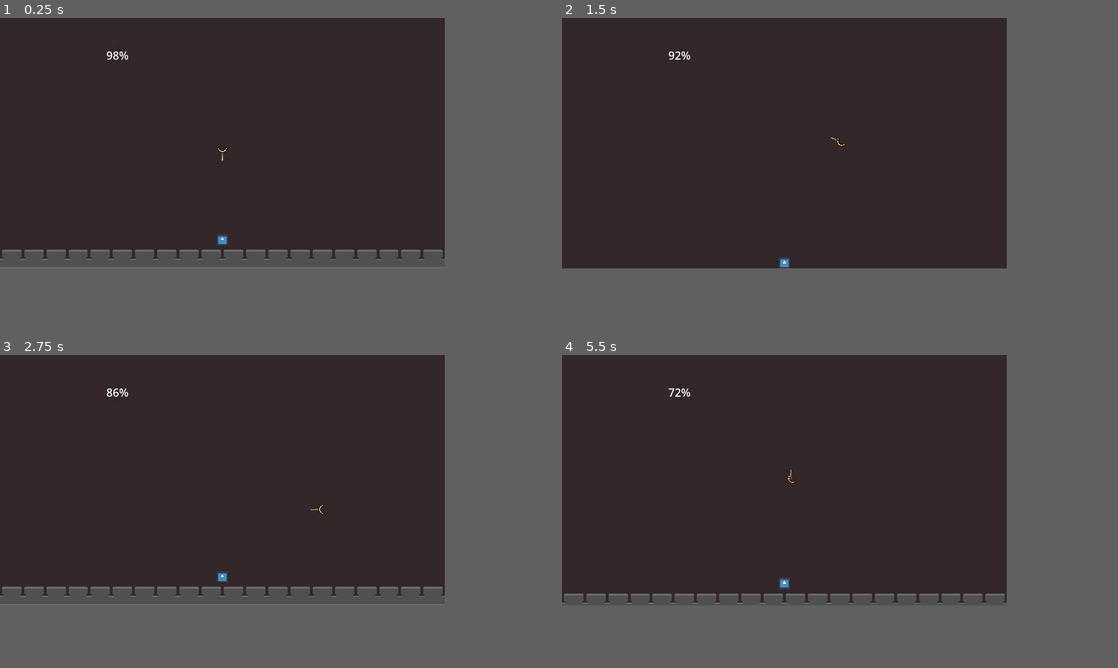
Above: before the commit, frames 1-4 (two rows, left to right).
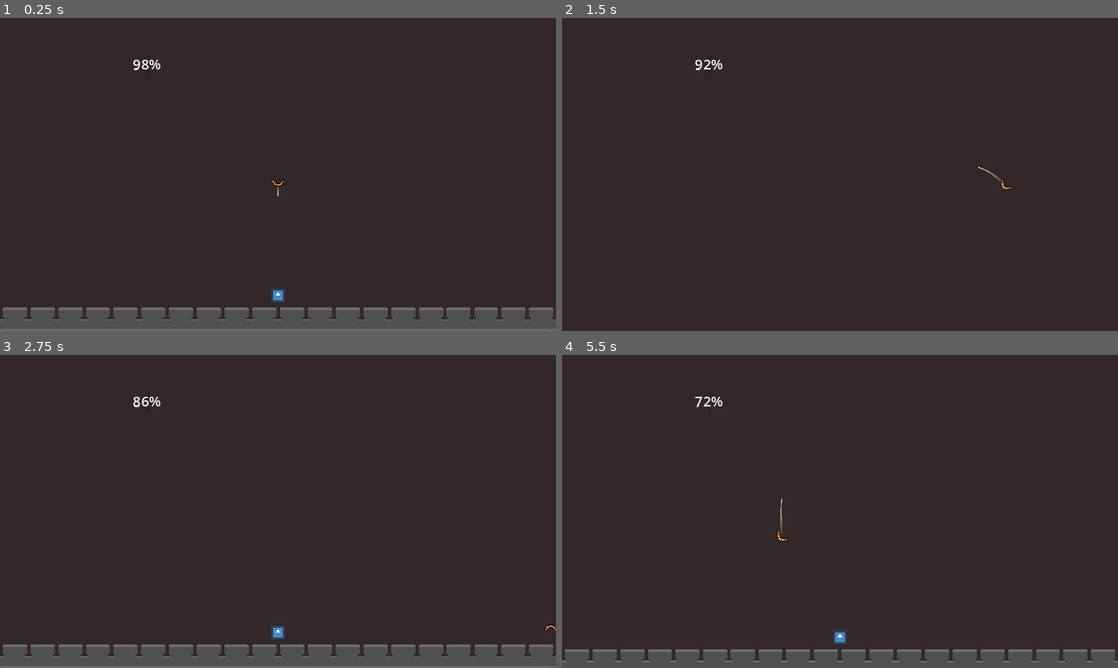
Above: after the commit, the same moments.

Repository: jeisaRaja/doomerang
Game: Godot game, scene res://scenes/levels/level_1.tscn
Same seed, same stepped clock (60 frames per second), same inputs: the game is played once before the commit and once after it. The project has no main scene, so this scene is started directly. The engine's default icon, where the game draws it, is replaced by a stand-in: a white triangle on a blue panel in a dark square.
Inputs:
- Up to frame 1 (0.25 s): no input
- Up to frame 2 (1.5 s): hold D (right) 0.53-1.28 s; tap Shift (dash, bound only after the commit) at 0.6, 1.35 s; hold S (down) from 1.28 s (still down)
- Up to frame 3 (2.75 s): release S (down) at 2.03 s; hold D (right) from 2.03 s (still down); tap Shift (dash, bound only after the commit) at 2.1 s
- Up to frame 4 (5.5 s): release D (right) at 2.78 s; hold W (up) 2.78-3.53 s; tap Shift (dash, bound only after the commit) every 0.75 s from 2.85 to 5.1 s; hold A (left) 3.53-5.03 s; hold S (down) from 5.03 s (still down)
The window is 640x360 before the commit and 800x450 after it. Grey fills any space a smaller window leaves; there, only what the larger window draws over its background counts as a difference.

The runs differ from the first frame. In frame 1, 12% of the frame differs, in the area x 0-100%, y 10-100%; in frame 2, 0.3%; in frame 3, 12%; in frame 4, 8.6%.

Commit message:
add dash mechanic & zombie hurt shader

Diff:
--- a/components/movement.gd
+++ b/components/movement.gd
@@ -1,14 +1,23 @@
 class_name Movement
 extends Node
 
-@export var speed: int = 50
 @export var direction: Vector2 = Vector2.UP
 @export var turn_speed = 10.0
 @export var input: InputHandler
 @export var player: Player
+@export var base_speed: int = 50
+@export var speed: int = 50
+@export var dash_speed: int = 100
+@export var dash_duration: float = 0.5
 
 const ANGLE_THRESHOLD: float = 0.9
 const WEIGHT_MULTIPLIER: float = 5.0
+
+
+func dash():
+	speed = dash_speed
+	await get_tree().create_timer(dash_duration).timeout
+	speed = base_speed
 
 
 func _process(delta: float):
--- a/components/player_input.gd
+++ b/components/player_input.gd
@@ -3,7 +3,13 @@
 
 @export var player: Player
 
+var is_dashing: bool = false
+
 
 func _process(_delta):
+	is_dashing = false
 	if player.state == player.FLY:
 		direction = Input.get_vector("left", "right", "up", "down")
+
+	if Input.is_action_just_pressed("dash"):
+		is_dashing = true
--- a/project.godot
+++ b/project.godot
@@ -23,6 +23,8 @@
 
 window/size/viewport_width=640
 window/size/viewport_height=360
+window/size/window_width_override=1920
+window/size/window_height_override=1080
 window/stretch/mode="canvas_items"
 
 [global_group]
@@ -51,6 +53,11 @@
 "events": [Object(InputEventKey,"resource_local_to_scene":false,"resource_name":"","device":-1,"window_id":0,"alt_press …(192 unchanged characters)…
 ]
 }
+dash={
+"deadzone": 0.5,
+"events": [Object(InputEventKey,"resource_local_to_scene":false,"resource_name":"","device":-1,"window_id":0,"alt_pressed":false,"shift_pressed":false,"ctrl_pressed":false,"meta_pressed":false,"pressed":false,"keycode":0,"physical_keycode":4194325,"key_label":0,"unicode":0,"location":0,"echo":false,"script":null)
+]
+}
 
 [layer_names]
 
--- a/scenes/levels/level_1.tscn
+++ b/scenes/levels/level_1.tscn
@@ -35,6 +35,8 @@
 limit_top = -560
 limit_right = 320
 limit_bottom = 145
+position_smoothing_enabled = true
+position_smoothing_speed = 8.0
 
 [node name="Spawner" parent="." instance=ExtResource("4_0qqcy")]
 position = Vector2(0, -400)
--- a/scenes/player/player.gd
+++ b/scenes/player/player.gd
@@ -15,6 +15,8 @@
 
 
 func _physics_process(_delta):
+	if player_input.is_dashing:
+		movement.dash()
 	if velocity != Vector2.ZERO:
 		if not anim.is_playing():
 			anim.play("throw")
--- a/scenes/player/player.tscn
+++ b/scenes/player/player.tscn
@@ -66,10 +66,12 @@
 
 [node name="Movement" type="Node" parent="." node_paths=PackedStringArray("input", "player")]
 script = ExtResource("3_ai2gd")
-speed = 100
 turn_speed = 5.0
 input = NodePath("../PlayerInput")
 player = NodePath("..")
+base_speed = 100
+speed = 100
+dash_speed = 300
 
 [node name="PlayerInput" type="Node" parent="." node_paths=PackedStringArray("player")]
 script = ExtResource("4_80boh")
--- /dev/null
+++ b/scenes/zombie/hurt.tres
@@ -0,0 +1,31 @@
+[gd_resource type="VisualShader" load_steps=2 format=3 uid="uid://csn1lbj1gwlw7"]
+
+[sub_resource type="VisualShaderNodeColorParameter" id="VisualShaderNodeColorParameter_43cbk"]
+parameter_name = "Tint"
+default_value_enabled = true
+
+[resource]
+code = "shader_type canvas_item;
+render_mode blend_mix;
+
+uniform vec4 Tint : source_color = vec4(1.000000, 1.000000, 1.000000, 1.000000);
+
+
+
+void fragment() {
+// ColorParameter:2
+	vec4 n_out2p0 = Tint;
+
+
+// Output:0
+	COLOR.rgb = vec3(n_out2p0.xyz);
+
+
+}
+"
+graph_offset = Vector2(-100.186, 89.5246)
+mode = 1
+flags/light_only = false
+nodes/fragment/2/node = SubResource("VisualShaderNodeColorParameter_43cbk")
+nodes/fragment/2/position = Vector2(-20, 180)
+nodes/fragment/connections = PackedInt32Array(2, 0, 0, 0)
--- a/scenes/zombie/hurtbox.gd
+++ b/scenes/zombie/hurtbox.gd
@@ -1,6 +1,7 @@
 extends Area2D
 
 @onready var actor = $".."
+@export var sprite: Node2D
 
 
 func _ready():
@@ -15,4 +16,8 @@
 
 func _on_body_entered(body: Node2D):
 	if body is Player:
+		var shader_mat = sprite.material as ShaderMaterial
+		shader_mat.set_shader_parameter("Enable", true)
+		await get_tree().create_timer(0.1).timeout
+		shader_mat.set_shader_parameter("Enable", false)
 		actor.queue_free()
--- /dev/null
+++ b/scenes/zombie/zombie.tres
@@ -0,0 +1,74 @@
+[gd_resource type="VisualShader" load_steps=5 format=3 uid="uid://b1bw1vubla8ms"]
+
+[sub_resource type="VisualShaderNodeColorParameter" id="VisualShaderNodeColorParameter_5algk"]
+parameter_name = "ColorParameter"
+default_value_enabled = true
+
+[sub_resource type="VisualShaderNodeBooleanParameter" id="VisualShaderNodeBooleanParameter_lna5d"]
+parameter_name = "Enable"
+default_value_enabled = true
+
+[sub_resource type="VisualShaderNodeIf" id="VisualShaderNodeIf_bovok"]
+default_input_values = [0, 0.0, 1, 1.0, 2, 1e-05, 3, Vector3(0, 0, 0), 4, Vector3(0, 0, 0), 5, Vector3(0, 0, 0)]
+
+[sub_resource type="VisualShaderNodeInput" id="VisualShaderNodeInput_kcdlp"]
+input_name = "color"
+
+[resource]
+code = "shader_type canvas_item;
+render_mode blend_mix;
+
+uniform bool Enable = false;
+uniform vec4 ColorParameter : source_color = vec4(1.000000, 1.000000, 1.000000, 1.000000);
+
+
+
+void fragment() {
+// BooleanParameter:3
+	bool n_out3p0 = Enable;
+
+
+// ColorParameter:2
+	vec4 n_out2p0 = ColorParameter;
+
+
+// Input:5
+	vec4 n_out5p0 = COLOR;
+
+
+	vec3 n_out4p0;
+// If:4
+	float n_in4p1 = 1.00000;
+	float n_in4p2 = 0.00001;
+	if(abs((n_out3p0 ? 1.0 : 0.0) - n_in4p1) < n_in4p2)
+	{
+		n_out4p0 = vec3(n_out2p0.xyz);
+	}
+	else if((n_out3p0 ? 1.0 : 0.0) < n_in4p1)
+	{
+		n_out4p0 = vec3(n_out5p0.xyz);
+	}
+	else
+	{
+		n_out4p0 = vec3(n_out5p0.xyz);
+	}
+
+
+// Output:0
+	COLOR.rgb = n_out4p0;
+
+
+}
+"
+graph_offset = Vector2(-234.817, -146.166)
+mode = 1
+flags/light_only = false
+nodes/fragment/2/node = SubResource("VisualShaderNodeColorParameter_5algk")
+nodes/fragment/2/position = Vector2(-460, 200)
+nodes/fragment/3/node = SubResource("VisualShaderNodeBooleanParameter_lna5d")
+nodes/fragment/3/position = Vector2(-460, -120)
+nodes/fragment/4/node = SubResource("VisualShaderNodeIf_bovok")
+nodes/fragment/4/position = Vector2(-20, -80)
+nodes/fragment/5/node = SubResource("VisualShaderNodeInput_kcdlp")
+nodes/fragment/5/position = Vector2(-500, 520)
+nodes/fragment/connections = PackedInt32Array(3, 0, 4, 0, 2, 0, 4, 3, 4, 0, 0, 0, 5, 0, 4, 5, 5, 0, 4, 4)
--- a/scenes/zombie/zombie.tscn
+++ b/scenes/zombie/zombie.tscn
@@ -1,12 +1,19 @@
-[gd_scene load_steps=15 format=3 uid="uid://c24k7e4gyj732"]
+[gd_scene load_steps=17 format=3 uid="uid://c24k7e4gyj732"]
 
 [ext_resource type="Texture2D" uid="uid://dkg7dybv0gmwf" path="res://arts/zombie.png" id="1_hf7ji"]
 [ext_resource type="Script" path="res://scenes/zombie/zombie.gd" id="1_nxan1"]
+[ext_resource type="Shader" uid="uid://b1bw1vubla8ms" path="res://scenes/zombie/zombie.tres" id="2_4gbnw"]
 [ext_resource type="Script" path="res://scenes/zombie/hurtbox.gd" id="3_e36vf"]
 
 [sub_resource type="CapsuleShape2D" id="CapsuleShape2D_u51ov"]
 radius = 4.0
 height = 18.0
+
+[sub_resource type="ShaderMaterial" id="ShaderMaterial_eauwu"]
+resource_local_to_scene = true
+shader = ExtResource("2_4gbnw")
+shader_parameter/Enable = false
+shader_parameter/ColorParameter = Color(1, 1, 1, 1)
 
 [sub_resource type="AtlasTexture" id="AtlasTexture_bl6hy"]
 atlas = ExtResource("1_hf7ji")
@@ -86,14 +93,16 @@
 shape = SubResource("CapsuleShape2D_u51ov")
 
 [node name="AnimatedSprite2D" type="AnimatedSprite2D" parent="."]
+material = SubResource("ShaderMaterial_eauwu")
 sprite_frames = SubResource("SpriteFrames_3p7pl")
 autoplay = "default"
 frame = 3
 frame_progress = 0.45155
 
-[node name="Hurtbox" type="Area2D" parent="."]
+[node name="Hurtbox" type="Area2D" parent="." node_paths=PackedStringArray("sprite")]
 position = Vector2(0, -6)
 script = ExtResource("3_e36vf")
+sprite = NodePath("../AnimatedSprite2D")
 
 [node name="CollisionShape2D" type="CollisionShape2D" parent="Hurtbox"]
 shape = SubResource("CircleShape2D_6rg1l")
Not shown, changed: README.md
